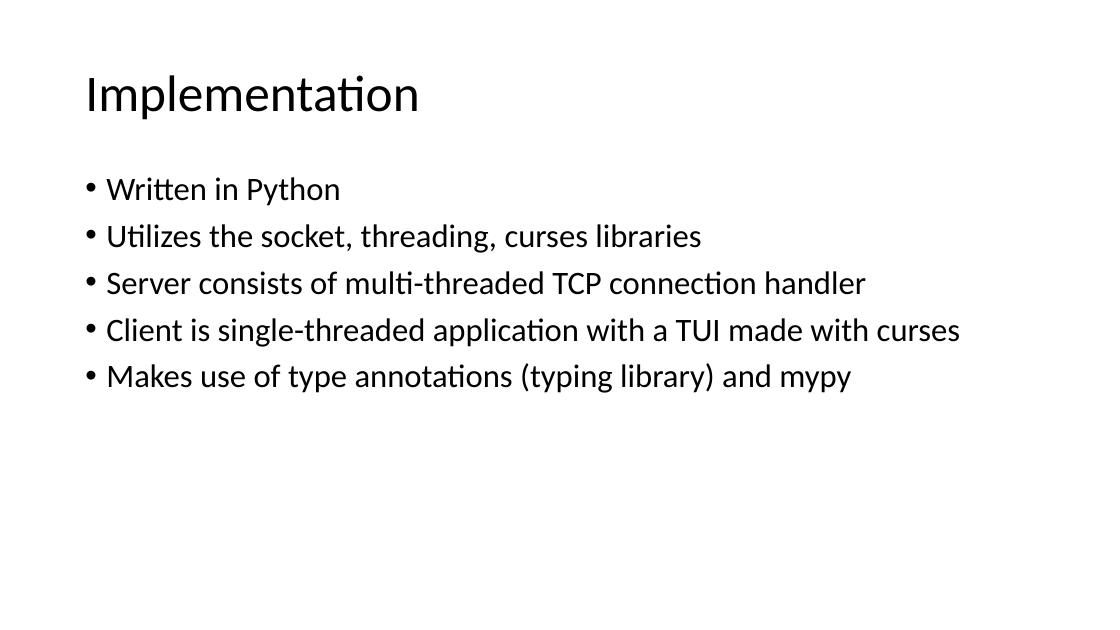
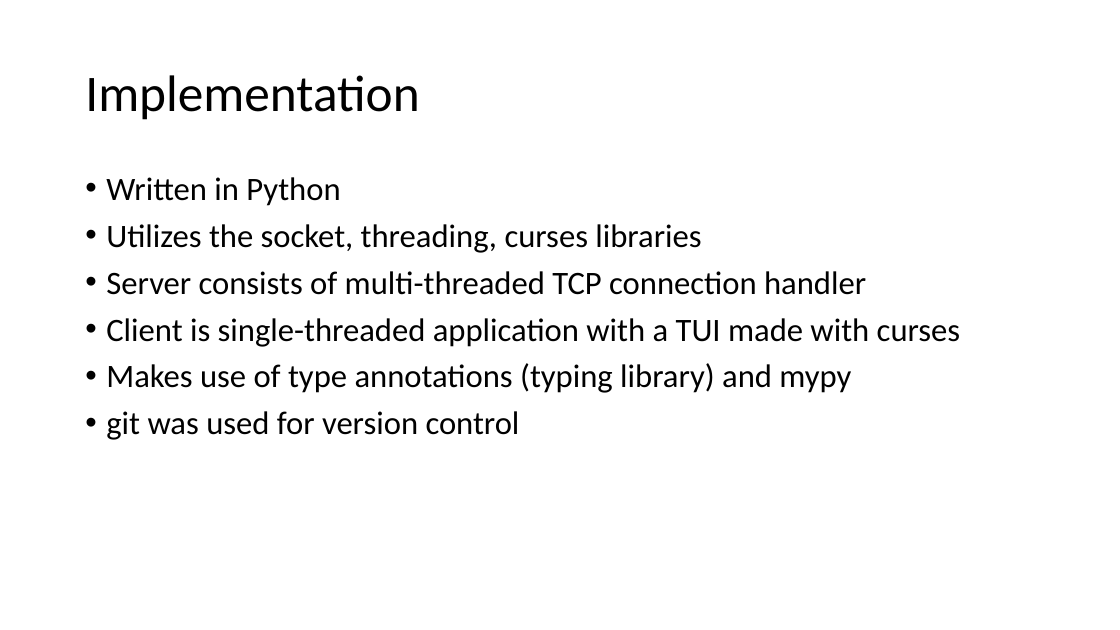
Before and after one commit to avandolder/chatterm, a slide deck: slide 4 of presentation.pptx. Drawn at 1120x630 pixels with LibreOffice and Linux fonts; fonts in the diff are those of the drawing. Boxes give left, top, right and bottom in pixels: in the first picture for what was removed or moved away, otherwise in the second. Text is boxed around its words. In the diff, an @@ line names an element or a change of style, - is before the commit and + after.

```diff
--- a/presentation.pptx
+++ b/presentation.pptx
@@ text at [106, 411, 520, 440]: paragraph added @@
+• git was used for version control
```
Also in this commit, not shown: 1 slide added.
